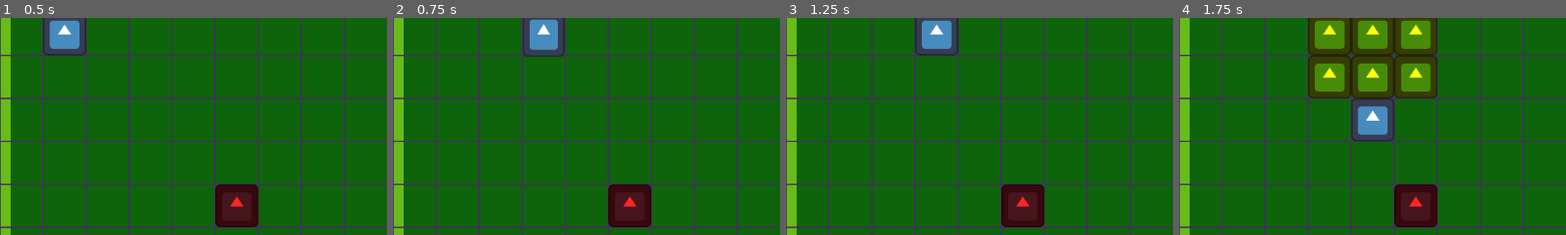
Above: before the commit, frames 1-4 (left to right).
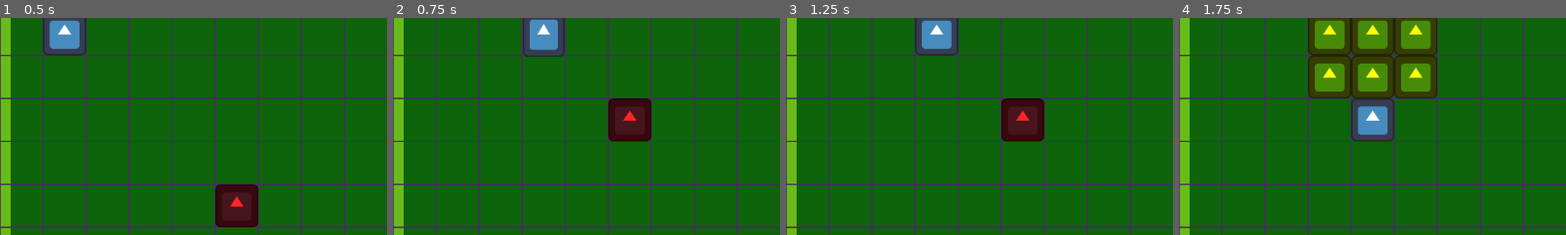
Above: after the commit, the same moments.

Repository: ZayLong/cross-explosion
Game: Godot game, scene res://main.tscn
Two runs of this game, one before a commit and one after it. Both use one fixed random seed, a clock stepped at 60 frames per second and the inputs below. The engine's default icon, where the game draws it, is replaced by a stand-in: a white triangle on a blue panel in a dark square.
Inputs:
- Up to frame 1 (0.5 s): no input
- Up to frame 2 (0.75 s): tap Enter at 0.5 s; hold Right (ui_right) from 0.53 s (still down)
- Up to frame 3 (1.25 s): keep holding Right (ui_right)
- Up to frame 4 (1.75 s): tap Space at 1.25 s; release Right (ui_right) at 1.28 s; hold Down (ui_down) from 1.28 s (still down)
The pictures show only the part of the screen within x 0-50%, y 11-61%; the shares and areas given below are measured in that part.

Frame 1 is identical in both runs. In frame 2, 4.4% of the frame differs, in the area x 55-67%, y 37-97%; in frame 3, 4.4%; in frame 4, 2.2%.

Commit message:
authority driven pathfinding. set order of actions (player, enemy, boom)

Diff:
--- a/enemy_node_2d.gd
+++ b/enemy_node_2d.gd
@@ -30,31 +30,7 @@
 	await _t.finished
 
 
-func _is_tile_solid(_position:Vector2) -> bool:
-	var _tile_map:TileMapLayer = get_parent()
-	var _tile_data:TileData = _tile_map.get_cell_tile_data(_tile_map.local_to_map(_position))
-	if _tile_data.get_custom_data("is_wall") == true:
-		return true
-	return false
-
-
-func _astar_grid_setup() -> void:
-	var tile_map:TileMapLayer = get_parent()
-	var cell_size = tile_map.tile_set.tile_size
-	var tile_map_rect:Rect2i = tile_map.get_used_rect()
-
-	astar_grid.region = tile_map_rect
-	astar_grid.cell_size = cell_size
-	astar_grid.diagonal_mode = AStarGrid2D.DIAGONAL_MODE_NEVER
-	astar_grid.update()
-	for cell in tile_map.get_used_cells():
-		var tile_data:TileData = tile_map.get_cell_tile_data(cell)
-		if tile_data.get_custom_data('is_wall') == true:
-			astar_grid.set_point_solid(cell, true)
-
-	var our_pos:Vector2i = tile_map.local_to_map(position)
-	var player_position:Vector2i = tile_map.local_to_map(get_tree().get_first_node_in_group("Player").position)
-
-	movement_points = astar_grid.get_point_path(our_pos, player_position)
-	if movement_points.size() > 1: global_position = movement_points[1]
-	await _movement_tween()
+func _on_took_damage(_node:Node2D) -> void:
+	if self != _node: return
+	# hurt_animation
+	pass
--- a/tile_map_layer.gd
+++ b/tile_map_layer.gd
@@ -1,6 +1,7 @@
 extends TileMapLayer
 
 signal move_response(_new_position:Vector2, _requester:Node2D)
+signal took_damage()
 enum ExplosionPattern {CROSS, SQUARE, DIAMOND, PATCH}
 
 @export var explosion_node:PackedScene
@@ -10,18 +11,20 @@
 var virtual_tile_map:Dictionary
 var explosion_interval:int = 3
 
+var astar_grid:AStarGrid2D = AStarGrid2D.new()
 
 func _ready() -> void:
 	for cell in self.get_used_cells():
 		virtual_tile_map[cell] = {
 			"grid_node": null,
 			"is_wall": get_cell_tile_data(cell).get_custom_data("is_wall"),
-			"explosion_interval": 3
+			"explosion_interval": explosion_interval
 		}
 	for child in get_children():
 		if child.is_in_group(&"GridNodes"):
 			child.move_request.connect(_on_move_request.bind(child))
 			var center_coord:Vector2i = self.local_to_map(child.position)
+			#if child.is_in_group(&"Enemies"): connect("took_damage")
 			if child.is_in_group(&"Player"):
 				center_coord = starting_position
 				child.position = self.map_to_local(center_coord)
@@ -39,9 +42,12 @@
 
 	virtual_tile_map[new_center_coord] = virtual_tile_map[center_coord].duplicate()
 	virtual_tile_map[center_coord].grid_node = null
-	if _node.is_in_group("Player"):
-		_evaluate_explosion(new_center_coord)
+	#if _node.is_in_group("Player"):
+		#_evaluate_explosion(new_center_coord)
 	move_response.emit(self.map_to_local(new_center_coord), _node)
+	await _astar_grid_setup()
+	## Everyone has finished moving, now lets EXPLODE (maybe)
+	_evaluate_explosion(new_center_coord)
 
 
 func _evaluate_explosion(_center_coord:Vector2i, _pattern:ExplosionPattern = ExplosionPattern.SQUARE, _explosion_range:int = 3) -> void:
@@ -58,7 +64,7 @@
 			if _pattern == ExplosionPattern.DIAMOND: if abs(r - ((_explosion_range - 1)/2)) + abs(c - ((_explosion_range - 1)/2)) > ((_explosion_range - 1)/2): continue ## this makes a diamond pattern!
 			_instance_explosion(cell)
 			_hurt_enemies(cell)
-	virtual_tile_map[_center_coord].explosion_interval = 3
+	virtual_tile_map[_center_coord].explosion_interval = explosion_interval
 
 
 func _hurt_enemies(cell) -> void:
@@ -72,15 +78,37 @@
 	if explosion_node == null || explosion_node.can_instantiate() == false: return
 	var instance = explosion_node.instantiate()
 	instance.position = map_to_local(cell)
-	get_tree().root.add_child(instance)
+	add_child(instance)
 
 
-func _is_cell_empty() -> void:
-	pass
+## ENEMY MOVEMENT
+func _astar_grid_setup() -> void:
+	var tile_map:TileMapLayer = self
+	var cell_size = tile_map.tile_set.tile_size
+	var tile_map_rect:Rect2i = tile_map.get_used_rect()
 
+	astar_grid.region = tile_map_rect
+	astar_grid.cell_size = cell_size
+	astar_grid.diagonal_mode = AStarGrid2D.DIAGONAL_MODE_NEVER
+	if astar_grid.is_dirty(): astar_grid.update()
+	for cell in tile_map.get_used_cells():
+		var tile_data:TileData = tile_map.get_cell_tile_data(cell)
+		if tile_data.get_custom_data('is_wall') == true:
+			astar_grid.set_point_solid(cell, true)
 
-func _on_gridnode_spawned() -> void:
-	pass
+	for enemy in get_tree().get_nodes_in_group("Enemies"):
 
-func _on_gridnode_despawned() -> void:
-	pass
+		var our_pos:Vector2i = tile_map.local_to_map(enemy.position)
+		var player_position:Vector2i = tile_map.local_to_map(get_tree().get_first_node_in_group("Player").position)
+
+		var movement_points = astar_grid.get_point_path(our_pos, player_position)
+		if movement_points.size() > 1: enemy.global_position = movement_points[1]
+		var new_center_coord:Vector2i = local_to_map(enemy.position)
+		if virtual_tile_map.has(new_center_coord) == false: return
+		if virtual_tile_map[new_center_coord].grid_node != null: return
+		if virtual_tile_map[new_center_coord].is_wall: return
+		virtual_tile_map[new_center_coord] = virtual_tile_map[our_pos].duplicate()
+		virtual_tile_map[our_pos].grid_node = null
+	print("THAT")
+	#_evaluate_explosion()
+	#await _movement_tween()
